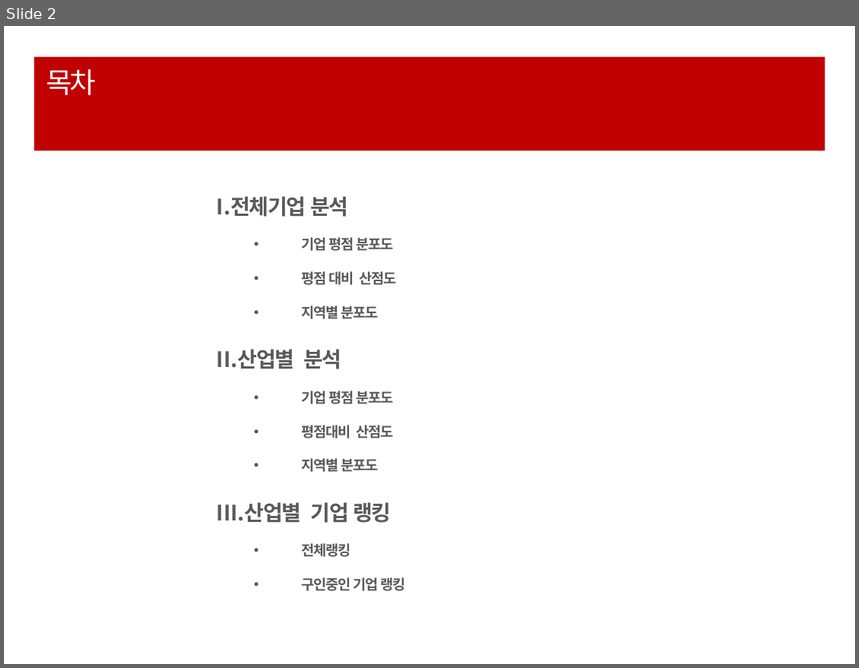
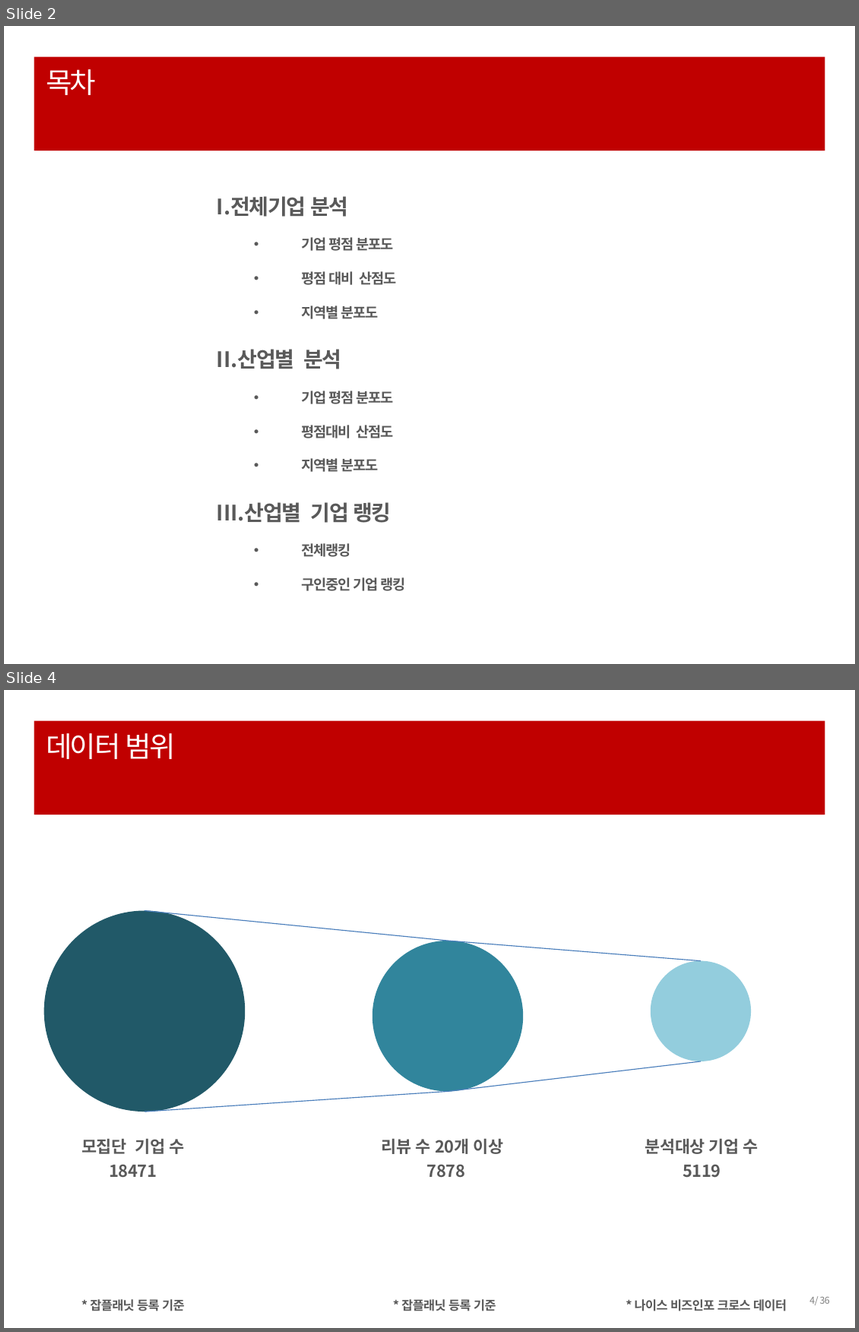
Before and after one commit to ParkHwan/R-studio, a slide deck: project/최종 발표자료.pptx. Shown one above the other, each under a label of ours: slide 2 before the commit, slides 2 and 4 after it; the slides between them are not shown. The pictures are 859x668 and 859x1332 pixels, drawn with LibreOffice and Linux fonts; fonts in the diff are those of the drawing. Boxes give left, top, right and bottom in pixels: in the first picture for what was removed or moved away, otherwise in the second. Text is boxed around its words. In the diff, an @@ line names an element or a change of style, - is before the commit and + after.

```diff
--- a/project/최종 발표자료.pptx
+++ b/project/최종 발표자료.pptx
@@ slide 4 added at (4, 690, 855, 1328), background #FFFFFF @@
@@ rectangle added at (34, 720, 825, 815), fill #C00000 @@
@@ title added at (46, 733, 175, 759), 24 pt, text #FFFFFF @@
+데이터 범위
@@ ellipse added at (44, 910, 245, 1111), fill #215968 @@
@@ line added from (145, 910) to (448, 941), #4B7EBC 0.75 pt @@
@@ ellipse added at (373, 941, 523, 1092), fill #31859C @@
@@ line added from (448, 941) to (701, 961), #4B7EBC 0.75 pt @@
@@ ellipse added at (651, 961, 751, 1061), fill #93CDDD @@
@@ line added from (448, 1092) to (701, 1062), #4B7EBC 0.75 pt @@
@@ line added from (145, 1113) to (448, 1092), #4B7EBC 0.75 pt @@
@@ text added at (82, 1138, 184, 1178), 14 pt, text #595959, bold @@
+모집단 기업 수
+18471
@@ text added at (382, 1138, 504, 1178), 14 pt, text #595959, bold @@
+리뷰 수 20개 이상
+7878
@@ text added at (645, 1138, 759, 1178), 14 pt, text #595959, bold @@
+분석대상 기업 수
+5119
@@ text added at (90, 1300, 184, 1312), 10.5 pt, text #595959, bold @@
+* 잡플래닛 등록 기준
@@ text added at (401, 1300, 496, 1312), 10.5 pt, text #595959, bold @@
+* 잡플래닛 등록 기준
@@ text added at (635, 1300, 787, 1312), 10.5 pt, text #595959, bold @@
+* 나이스 비즈인포 크로스 데이터
@@ page number added at (810, 1296, 830, 1306), 8 pt, text #808080 @@
+4/ 36
```
Also in this commit, not shown: 32 other slides changed, 1 other slide added.
